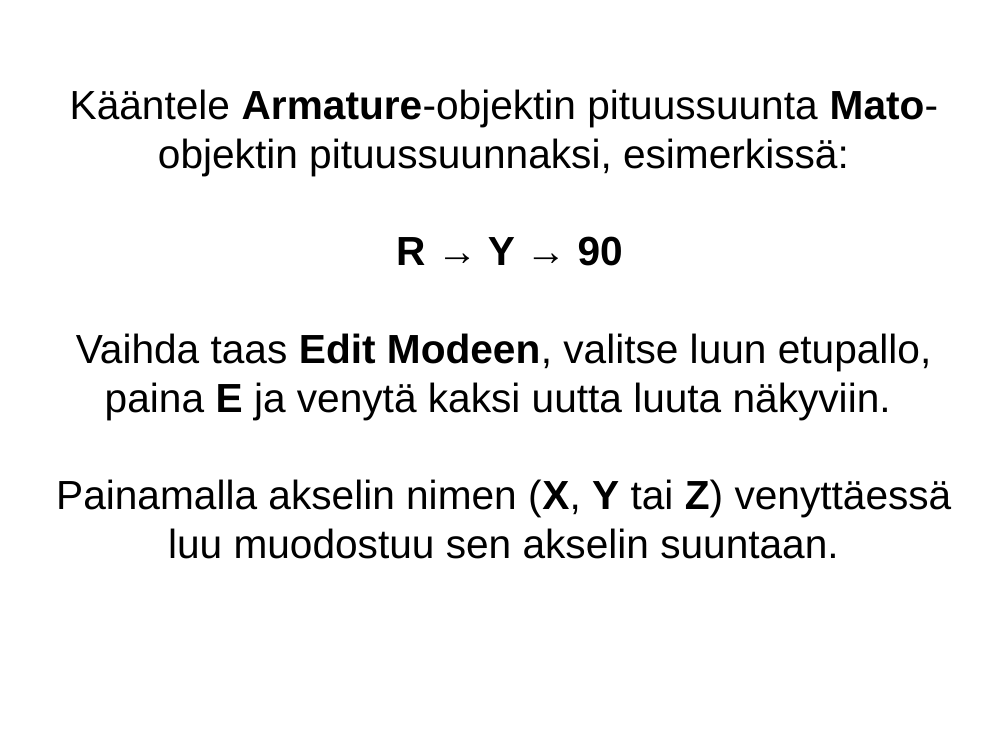
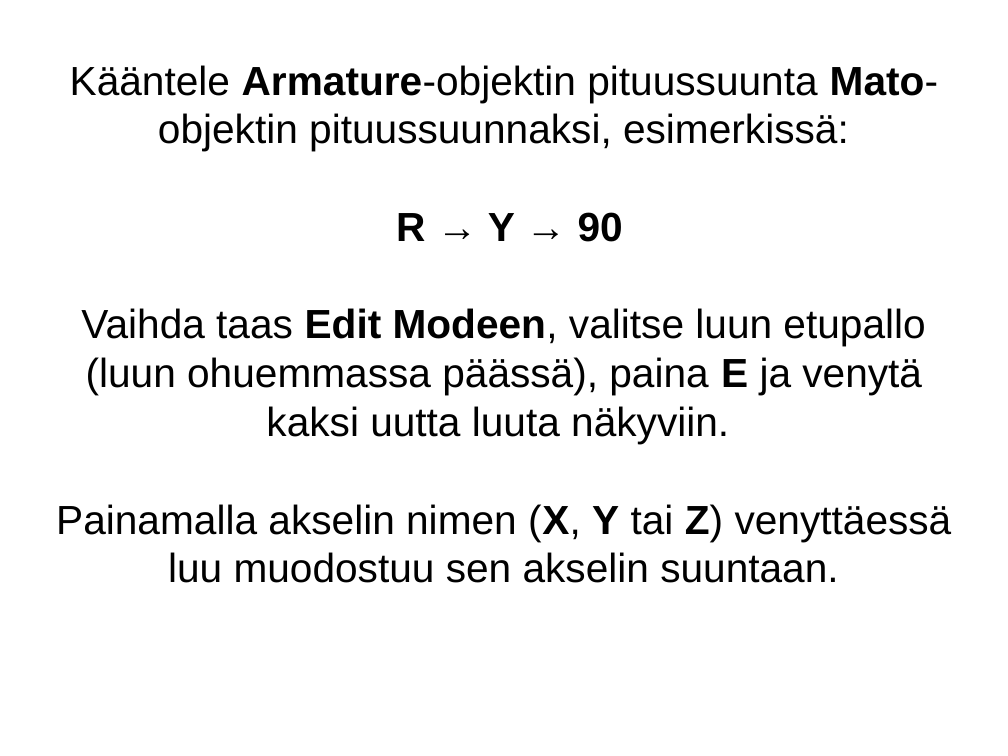
Before and after one commit to Blastra/Blenderkurssi2015, a slide deck: slide 14 of Kalvot/Kappaleen liikkeiden tuottaminen luurakenteella.odp. Drawn at 1008x756 pixels with LibreOffice and Linux fonts; fonts in the diff are those of the drawing. Boxes give left, top, right and bottom in pixels: in the first picture for what was removed or moved away, otherwise in the second. Text is boxed around its words. In the diff, an @@ line names an element or a change of style, - is before the commit and + after.

```diff
--- a/Kalvot/Kappaleen liikkeiden tuottaminen luurakenteella.odp
+++ b/Kalvot/Kappaleen liikkeiden tuottaminen luurakenteella.odp
@@ subtitle at bbox=[81, 308, 925, 444]: text changed @@
-Vaihda taas Edit Modeen, valitse luun etupallo, paina E ja venytä kaksi uutta luuta näkyviin.
+Vaihda taas Edit Modeen, valitse luun etupallo (luun ohuemmassa päässä), paina E ja venytä kaksi uutta luuta näkyviin.
```
Also in this commit, not shown: 2 other slides changed, 1 other file.
